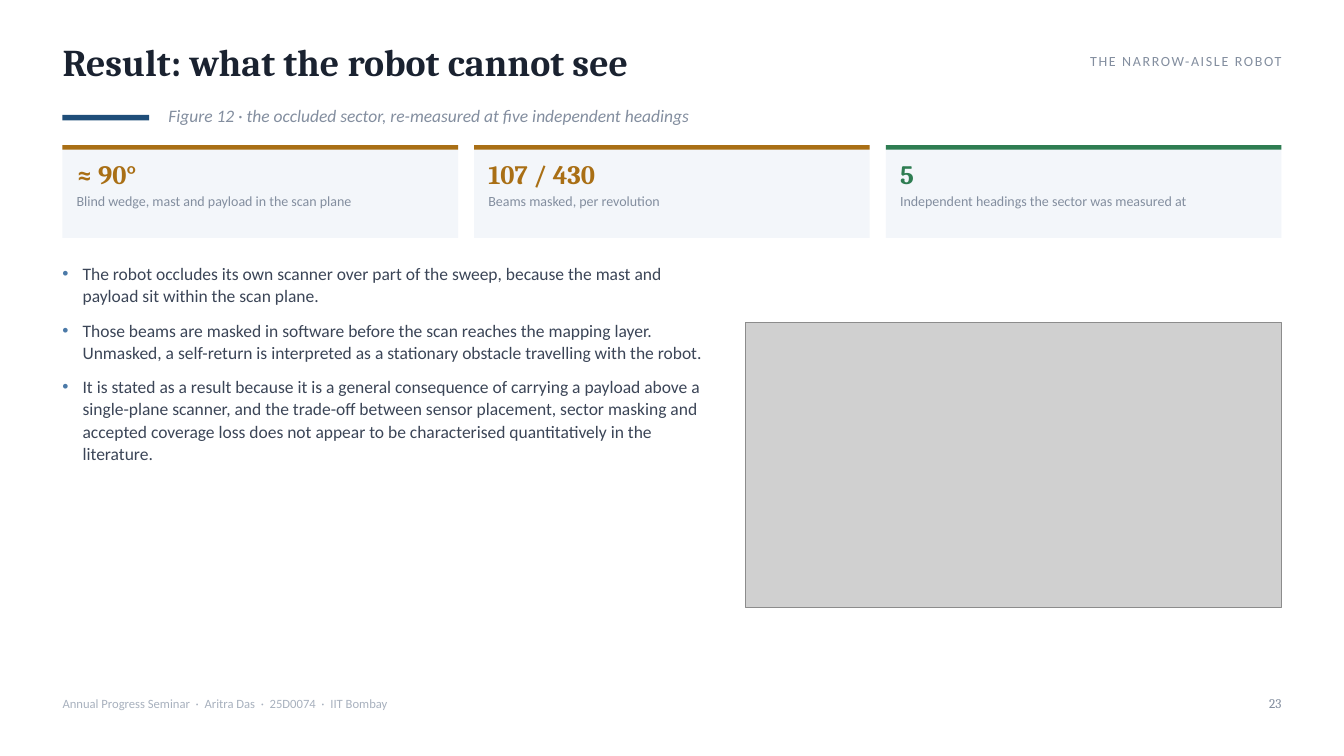
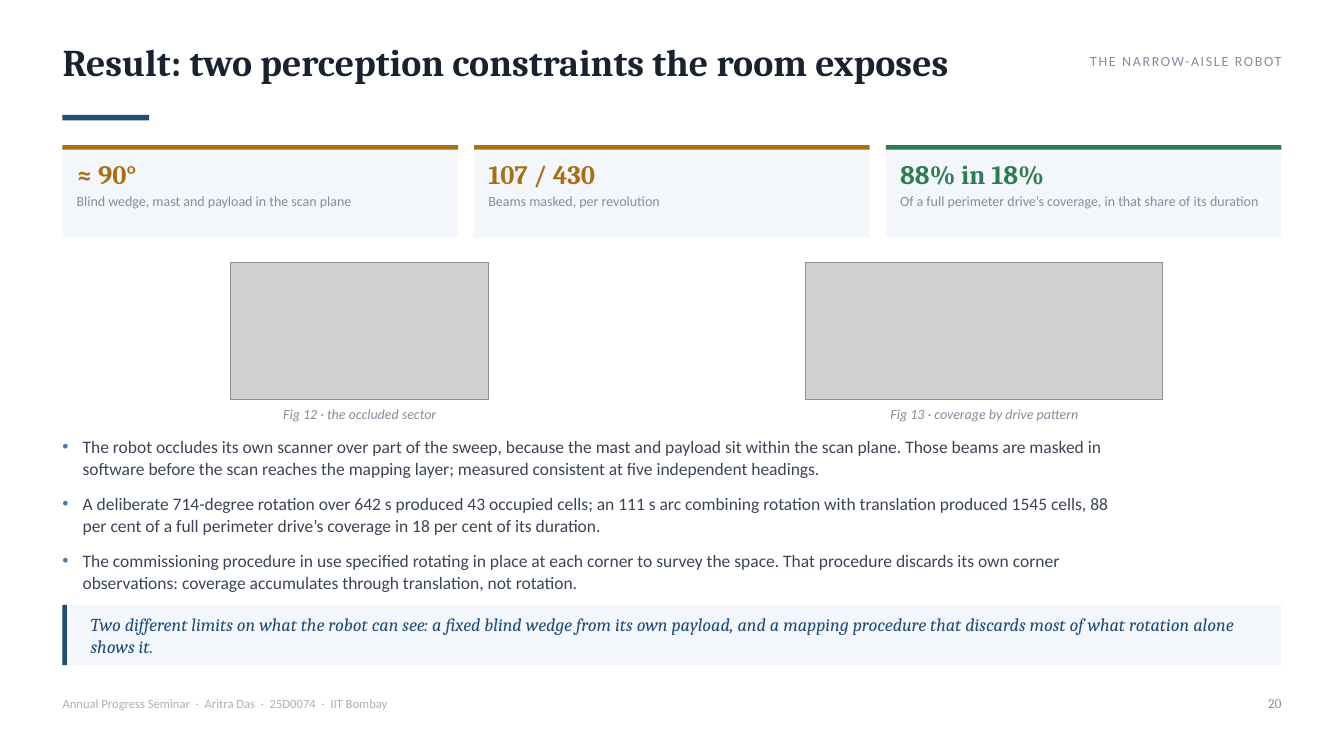
Before and after one commit to AritraD11/NarrowAisleBot, a slide deck: slide 20 of docs/aps_report/seminar_final/NarrowAisleBot_APS_Seminar.pptx (slide 23 before the commit). Drawn at 1344x756 pixels with LibreOffice and Linux fonts; fonts in the diff are those of the drawing; grey boxes stand for pictures. Boxes give left, top, right and bottom in pixels: in the first picture for what was removed or moved away, otherwise in the second. Text is boxed around its words. In the diff, an @@ line names an element or a change of style, - is before the commit and + after.

```diff
--- a/docs/aps_report/seminar_final/NarrowAisleBot_APS_Seminar.pptx
+++ b/docs/aps_report/seminar_final/NarrowAisleBot_APS_Seminar.pptx
@@ text at (x1=63, y1=49, x2=948, y2=84): text changed @@
-Result: what the robot cannot see
+Result: two perception constraints the room exposes
@@ text removed at (x1=168, y1=110, x2=689, y2=125) @@
-Figure 12 · the occluded sector, re-measured at five independent headings
@@ text at (x1=900, y1=165, x2=1258, y2=209): text changed @@
-5
-Independent headings the sector was measured at
+88% in 18%
+Of a full perimeter drive’s coverage, in that share of its duration
@@ text removed at (x1=83, y1=268, x2=702, y2=460) @@
-• The robot occludes its own scanner over part of the sweep, because the mast and payload sit within the scan plane.
-• Those beams are masked in software before the scan reaches the mapping layer. Unmasked, a self-return is interpreted as a stationary obstacle travelling with the robot.
-• It is stated as a result because it is a general consequence of carrying a payload above a single-plane scanner, and the trade-off between sensor placement, sector masking and accepted coverage loss does not appear to be characterised quantitatively in the literature.
@@ picture resized from (x1=745, y1=323, x2=1281, y2=608) to (x1=231, y1=262, x2=489, y2=399) @@
@@ picture added at (x1=806, y1=262, x2=1163, y2=399) @@
@@ text added at (x1=283, y1=409, x2=436, y2=422), 10 pt, text #838E9F, italic @@
+Fig 12 · the occluded sector
@@ text added at (x1=890, y1=409, x2=1079, y2=422), 10 pt, text #838E9F, italic @@
+Fig 13 · coverage by drive pattern
@@ text added at (x1=83, y1=441, x2=1108, y2=592), 12.5 pt, text #3B4557 @@
+• The robot occludes its own scanner over part of the sweep, because the mast and payload sit within the scan plane. Those beams are masked in software before the scan reaches the mapping layer; measured consistent at five independent headings.
+• A deliberate 714-degree rotation over 642 s produced 43 occupied cells; an 111 s arc combining rotation with translation produced 1545 cells, 88 per cent of a full perimeter drive’s coverage in 18 per cent of its duration.
+• The commissioning procedure in use specified rotating in place at each corner to survey the space. That procedure discards its own corner observations: coverage accumulates through translation, not rotation.
@@ rectangle added at (x1=63, y1=605, x2=1281, y2=665), fill #F3F6FA @@
@@ rectangle added at (x1=63, y1=605, x2=67, y2=665), fill #1F4E79 @@
@@ text added at (x1=91, y1=618, x2=1233, y2=653), 13 pt, text #1F4E79, italic @@
+Two different limits on what the robot can see: a fixed blind wedge from its own payload, and a mapping procedure that discards most of what rotation alone shows it.
@@ text at (x1=1268, y1=699, x2=1281, y2=708): text changed @@
-23
+20
```
Also in this commit, not shown: 36 other slides changed, 2 slides added, 10 slides removed, 3 other files.
